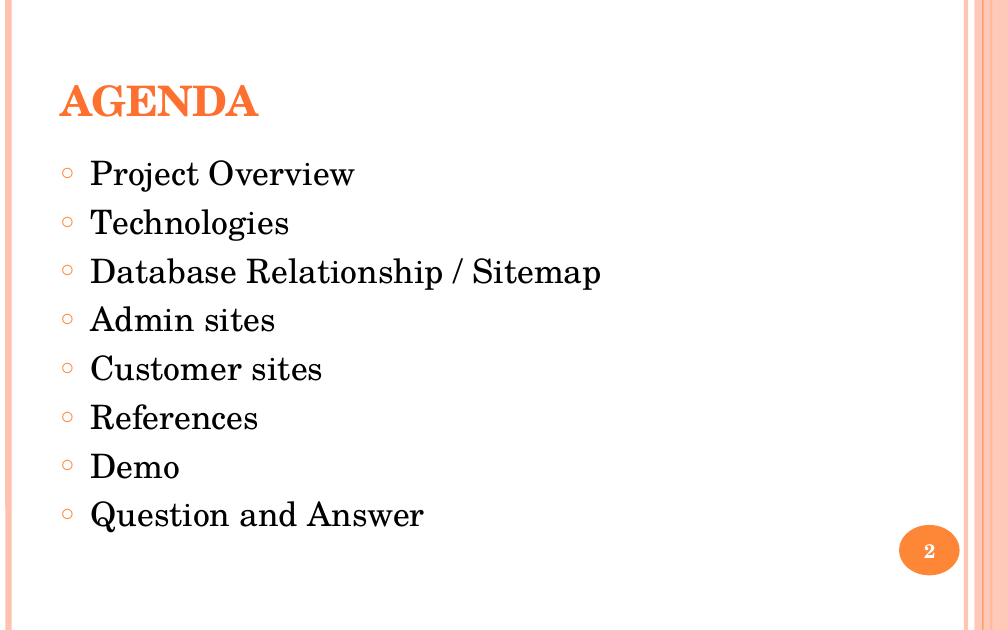
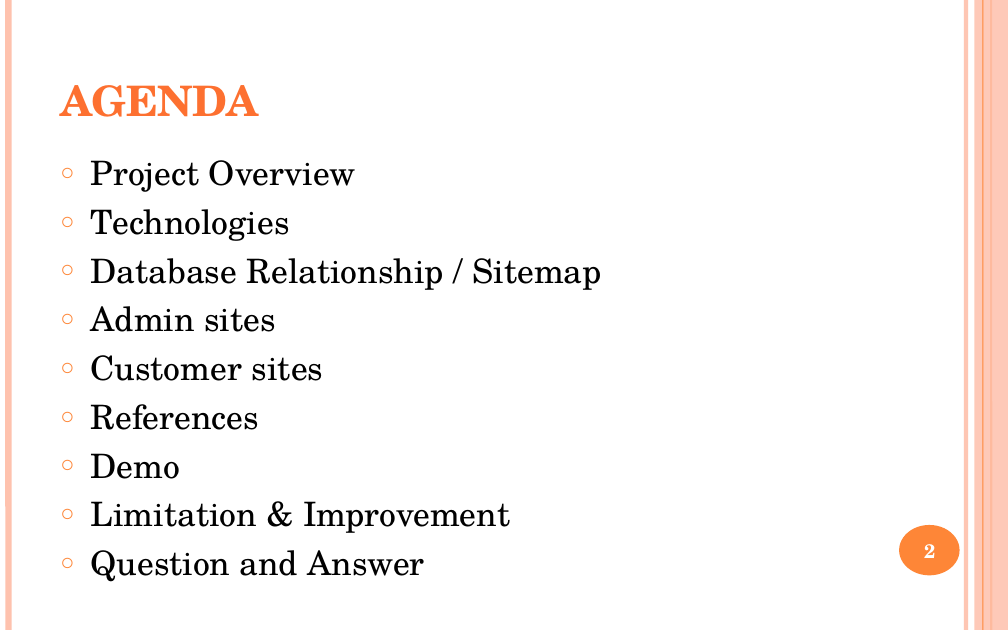
Before and after one commit to yutovsjohan/final_project, a slide deck: slide 2 of document_final/final_project.pptx. Drawn at 1008x630 pixels with LibreOffice and Linux fonts; fonts in the diff are those of the drawing. Boxes give left, top, right and bottom in pixels: in the first picture for what was removed or moved away, otherwise in the second. Text is boxed around its words. In the diff, an @@ line names an element or a change of style, - is before the commit and + after.

```diff
--- a/document_final/final_project.pptx
+++ b/document_final/final_project.pptx
@@ text at box(91, 501, 510, 533): paragraph added @@
+○ Limitation & Improvement
```
Also in this commit, not shown: 13 other slides changed, 18 slides added, 41 other files.
